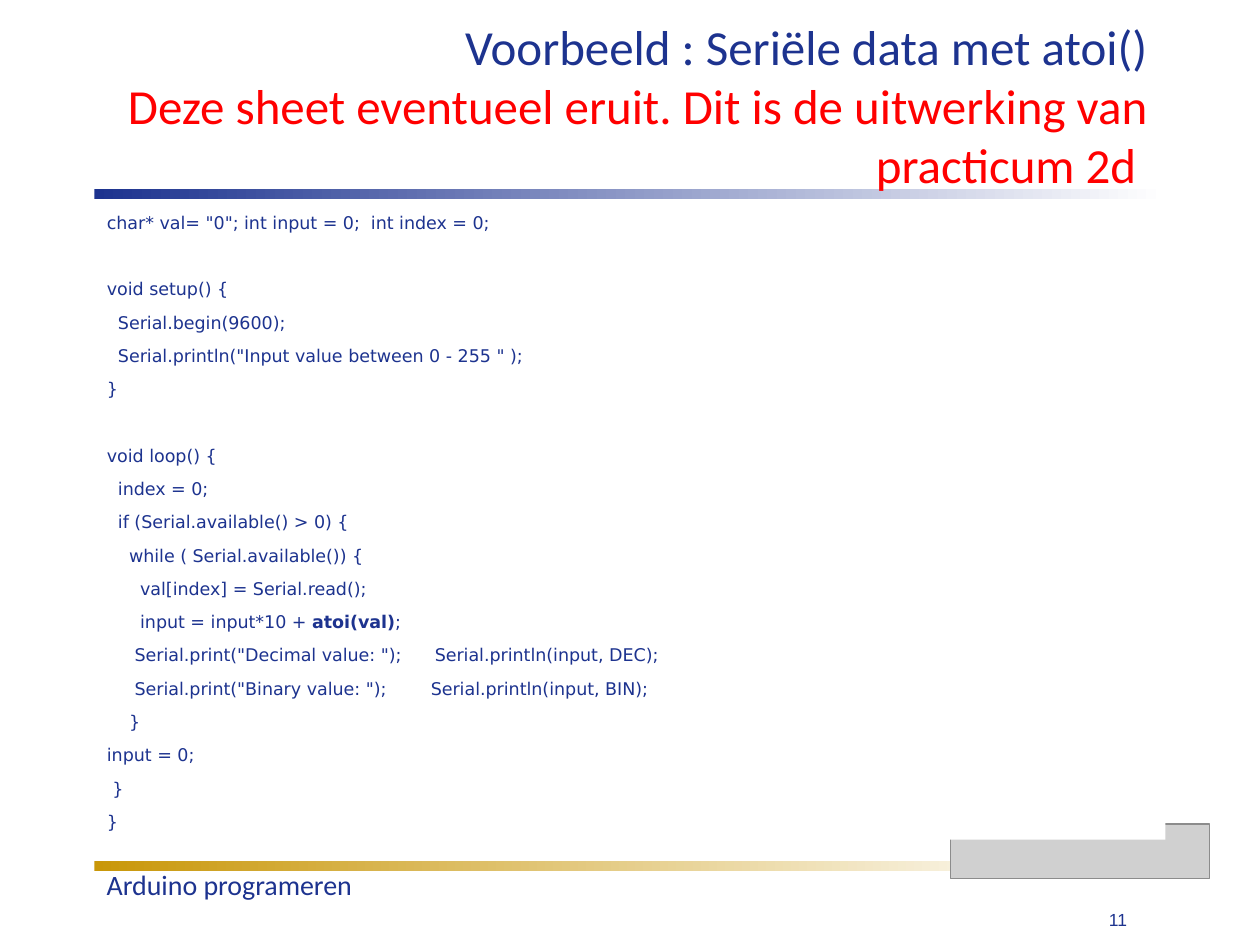
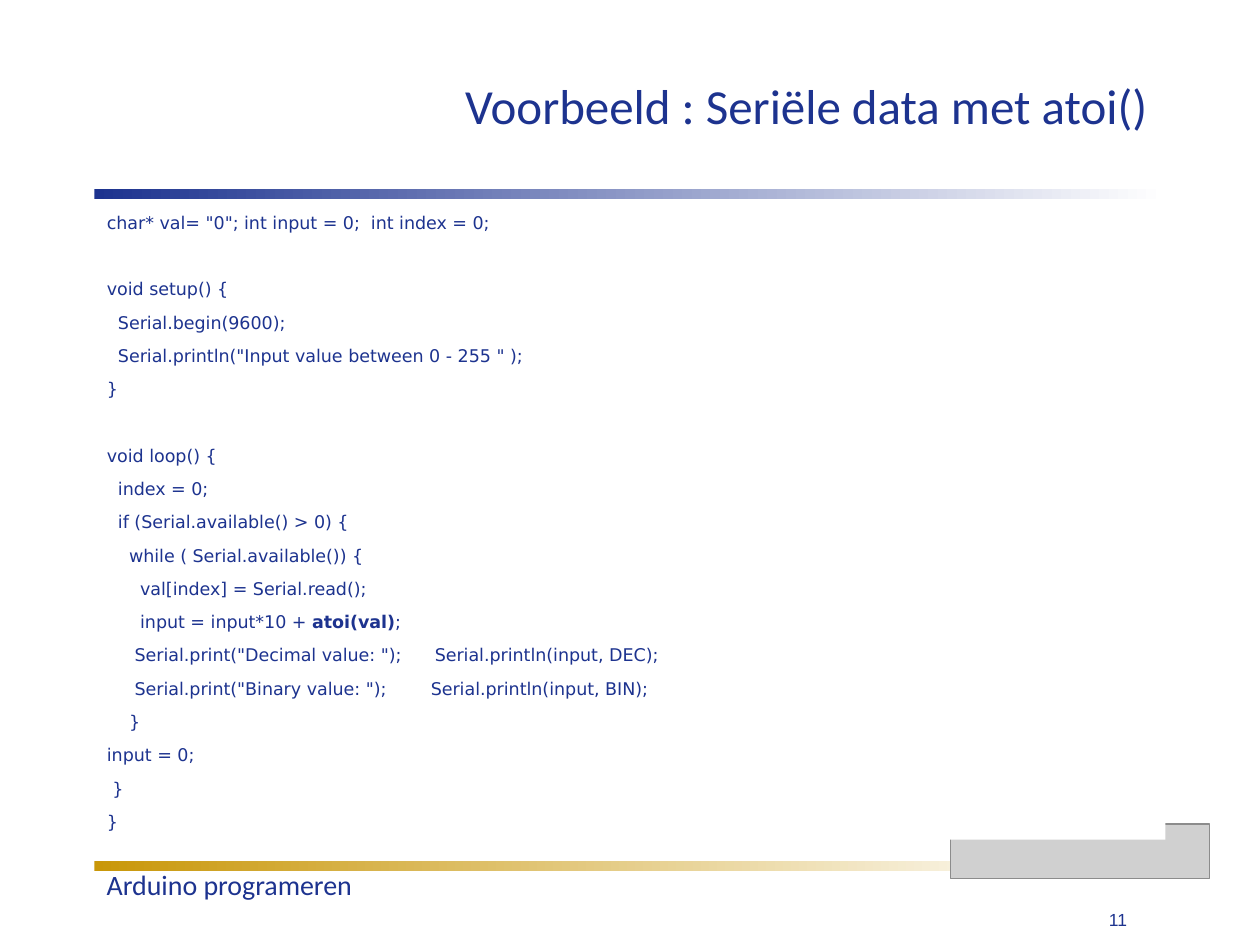
Before and after one commit to humiq/Greendevelopment, a slide deck: slide 11 of trunk/documents/Colleges/ISIROB College 4.ppt. Drawn at 1260x945 pixels with LibreOffice and Linux fonts; fonts in the diff are those of the drawing; grey boxes stand for pictures. Boxes give left, top, right and bottom in pixels: in the first picture for what was removed or moved away, otherwise in the second. Text is boxed around its words. In the diff, an @@ line names an element or a change of style, - is before the commit and + after.

```diff
--- a/trunk/documents/Colleges/ISIROB College 4.ppt
+++ b/trunk/documents/Colleges/ISIROB College 4.ppt
@@ title at box(465, 88, 1148, 131): text changed; text colour #FF0000 to #1D338F @@
-Voorbeeld : Seriële data met atoi()
-Deze sheet eventueel eruit. Dit is de uitwerking van practicum 2d
+Voorbeeld : Seriële data met atoi()
```
Also in this commit, not shown: 3 other files.
